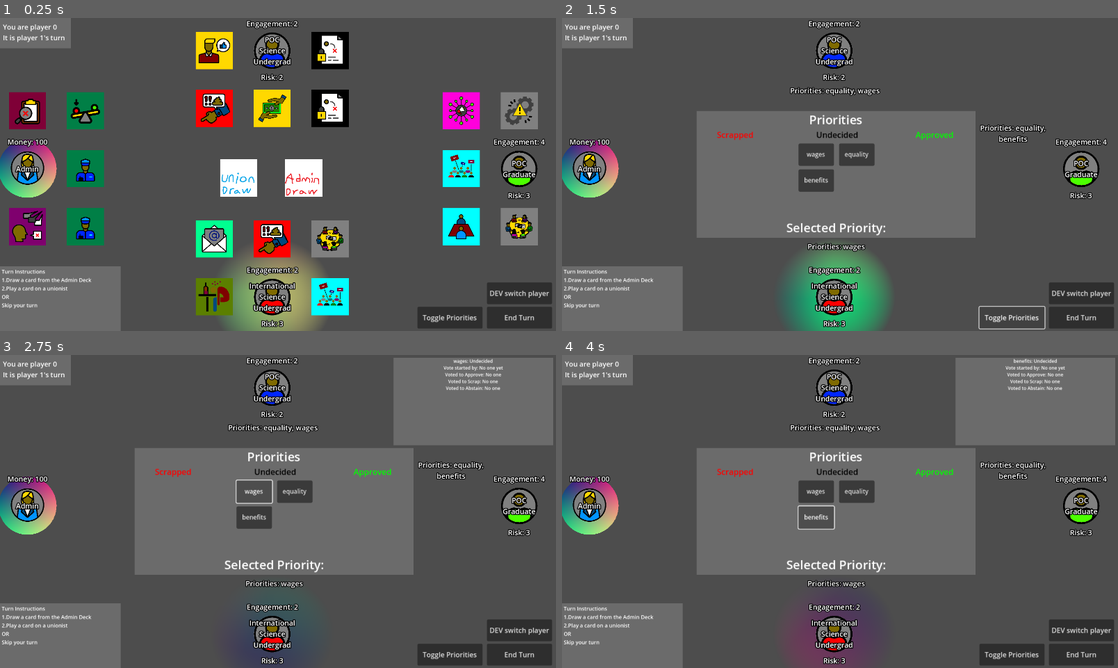
Above: before the commit, frames 1-4 (two rows, left to right).
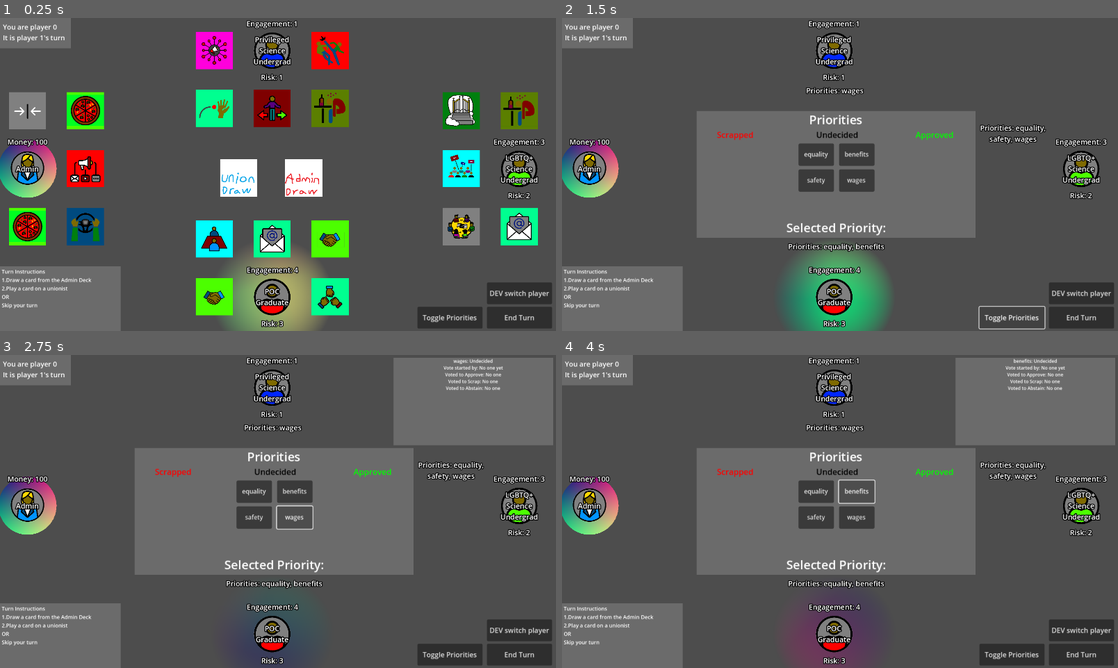
Above: after the commit, the same moments.

Repository: AX-I/Union-Battle
Game: Godot game, scene res://Scenes/strike_scene.tscn
The game is run twice, just before and just after one commit, with the same random seed, the same clock (stepped at 60 frames per second) and the same inputs. This scene is started directly instead of the project's main scene. The engine's default icon, where the game draws it, is replaced by a stand-in: a white triangle on a blue panel in a dark square.
Inputs:
- Up to frame 1 (0.25 s): no input
- Up to frame 2 (1.5 s): click "End Turn" at 0.5 s; click "Toggle Priorities" at 1.25 s
- Up to frame 3 (2.75 s): click "wages" at 2 s
- Up to frame 4 (4 s): click "equality" at 2.75 s; click "benefits" at 3.5 s

The runs differ from the first frame. In frame 1, 16% of the frame differs, in the area x 1-99%, y 0-96%; in frame 2, 2.3%; in frame 3, 2.4%; in frame 4, 2.5%.

Commit message:
Re-remove randomize

Diff:
--- a/union-battle/Scripts/strike_scene_scripts/strike_scene.gd
+++ b/union-battle/Scripts/strike_scene_scripts/strike_scene.gd
@@ -250,8 +250,6 @@
 	personal_list: Array,
 	academic_list: Array
 ) -> void:
-	# Intialize random number generator
-	randomize()
 
 	# Globals for retrieving JSON values
 	const POS_NAME = "name"
